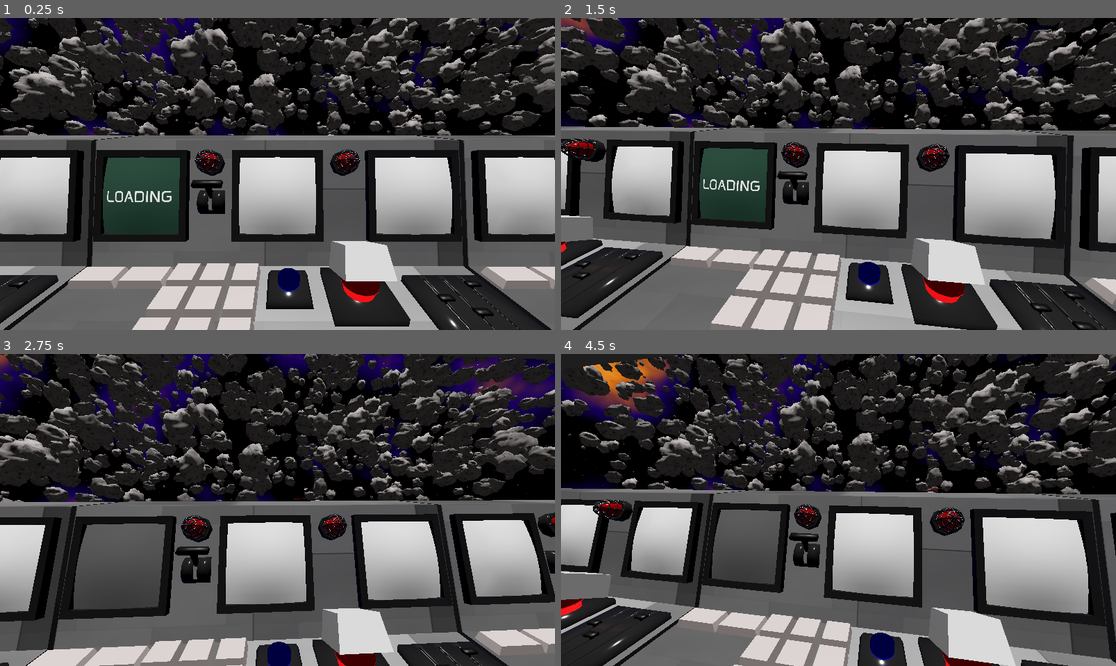
Above: before the commit, frames 1-4 (two rows, left to right).
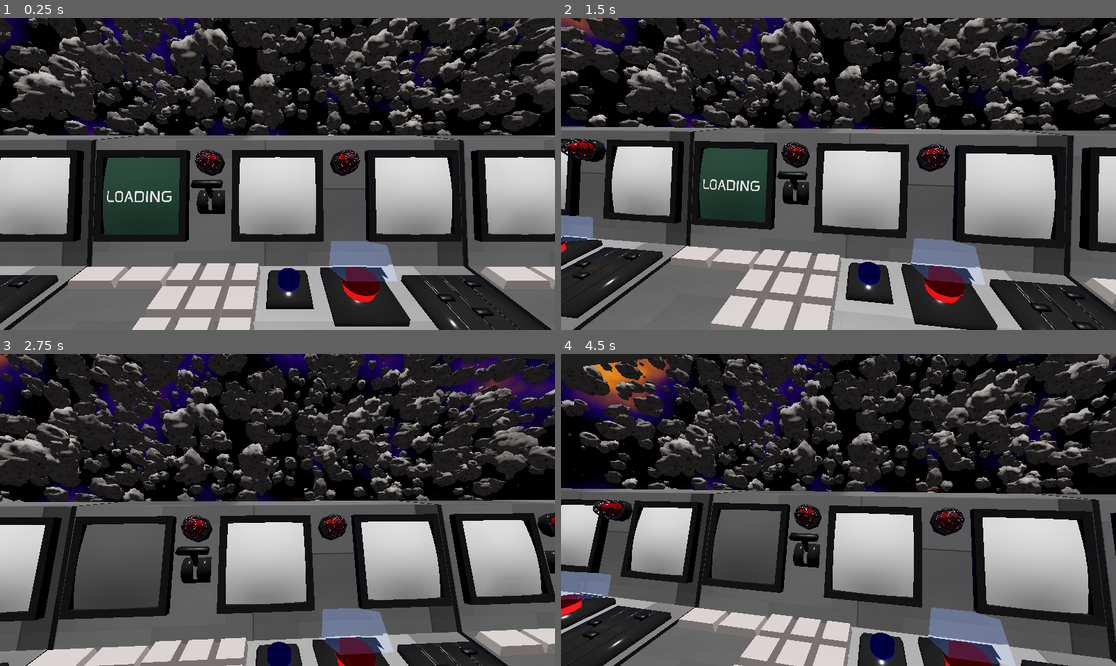
Above: after the commit, the same moments.

Repository: tmrupp/LD59
Game: Godot game, scene res://Scenes/command_center.tscn
The game is run twice, just before and just after one commit, with the same random seed, the same clock (stepped at 60 frames per second) and the same inputs.
Inputs (mouse positions are in pixels of both pictures, inside the frame that each line leads up to):
- Up to frame 1 (0.25 s): no input
- Up to frame 2 (1.5 s): tap Enter at 0.5 s; move the mouse to (960, 158) at 0.52 s; hold D 0.53-1.28 s; tap Space at 0.77, 1.25 s; move the mouse to (727, 189) at 1.27 s; hold S from 1.28 s (still down)
- Up to frame 3 (2.75 s): tap Space at 1.52 s; move the mouse to (333, 441) at 2.02 s; release S at 2.03 s; hold D from 2.03 s (still down)
- Up to frame 4 (4.5 s): tap Enter at 2.75 s; move the mouse to (810, 572) at 2.77 s; release D at 2.78 s; hold W 2.78-3.53 s; tap Space at 3.02, 3.77 s; move the mouse to (1005, 556) at 3.52 s; hold A from 3.53 s (still down); move the mouse to (672, 463) at 4.27 s

The runs differ from the first frame. In frame 1, 1.3% of the frame differs, in the area x 59-72%, y 71-85%; in frame 2, 1.9%; in frame 3, 1.5%; in frame 4, 2.6%, in the area x 0-82%, y 69-100%.

Commit message:
Add refract shader and E button cover

Diff:
--- /dev/null
+++ b/Resources/refract.gdshader
@@ -0,0 +1,16 @@
+shader_type spatial;
+render_mode unshaded;
+
+uniform float offset;
+uniform vec4 mix_color: source_color;
+uniform sampler2D screen_texture: hint_screen_texture;
+
+void fragment() {
+	vec2 displacement = vec2(offset);
+	displacement.x *= -NORMAL.x * 2.0;
+	displacement.y *= -NORMAL.y * 2.0;
+
+	vec3 screen_sample = texture(screen_texture, SCREEN_UV + displacement).rgb;
+
+	ALBEDO = mix(screen_sample, mix_color.rgb, mix_color.a);
+}
--- /dev/null
+++ b/Resources/refract.tres
@@ -0,0 +1,9 @@
+[gd_resource type="ShaderMaterial" format=3 uid="uid://crab0h8jo2vs3"]
+
+[ext_resource type="Shader" uid="uid://p8dbkv2vphyj" path="res://Resources/refract.gdshader" id="1_nubyr"]
+
+[resource]
+render_priority = 0
+shader = ExtResource("1_nubyr")
+shader_parameter/offset = -0.005
+shader_parameter/mix_color = Color(0.33333334, 0.5294118, 1, 0.18039216)
--- a/Scenes/command_center.tscn
+++ b/Scenes/command_center.tscn
@@ -3,7 +3,8 @@
 [ext_resource type="Shader" uid="uid://c44coabjath5c" path="res://Resources/space_sky.gdshader" id="1_h4dh8"]
 [ext_resource type="PackedScene" uid="uid://dx8xtp808al5q" path="res://3D Models/ControlCenter.glb" id="1_lv533"]
 [ext_resource type="Script" uid="uid://daftteavwxk0y" path="res://Scripts/camera_look.gd" id="2_kesst"]
-[ext_resource type="Script" path="res://Scripts/director.gd" id="4_dnagy"]
+[ext_resource type="Material" uid="uid://crab0h8jo2vs3" path="res://Resources/refract.tres" id="4_a3bg2"]
+[ext_resource type="Script" uid="uid://k22dnw2707cg" path="res://Scripts/director.gd" id="4_dnagy"]
 [ext_resource type="PackedScene" uid="uid://de42481q0cwhl" path="res://Scenes/ship.tscn" id="4_escgk"]
 
 [sub_resource type="FastNoiseLite" id="FastNoiseLite_h4dh8"]
@@ -69,11 +70,20 @@
 
 [node name="ControlCenter" parent="." unique_id=1351323934 instance=ExtResource("1_lv533")]
 
+[node name="Emergency Button Cover" parent="ControlCenter" index="8" unique_id=1202994369]
+surface_material_override/0 = ExtResource("4_a3bg2")
+
 [node name="ControlCenter2" parent="." unique_id=268873400 instance=ExtResource("1_lv533")]
 transform = Transform3D(1, 0, 0, 0, 1, 0, 0, 0, 1, 3.1, 0, 0)
 
+[node name="Emergency Button Cover" parent="ControlCenter2" index="8" unique_id=1202994369]
+surface_material_override/0 = ExtResource("4_a3bg2")
+
 [node name="ControlCenter3" parent="." unique_id=316754130 instance=ExtResource("1_lv533")]
 transform = Transform3D(1, 0, 0, 0, 1, 0, 0, 0, 1, -3.1, 0, 0)
+
+[node name="Emergency Button Cover" parent="ControlCenter3" index="8" unique_id=1202994369]
+surface_material_override/0 = ExtResource("4_a3bg2")
 
 [node name="Ship" parent="." unique_id=962295472 instance=ExtResource("4_escgk")]
 transform = Transform3D(1, 0, 0, 0, 1, 0, 0, 0, 1, 0, 0, -30)
@@ -87,3 +97,7 @@
 ship_spawn_center = Vector3(0, 30, -130)
 ship_spawn_extents = Vector3(100, 20, 0)
 ship_spawn_cooldown = 10.0
+
+[editable path="ControlCenter"]
+[editable path="ControlCenter2"]
+[editable path="ControlCenter3"]
Not shown, added: Resources/refract.gdshader.uid
